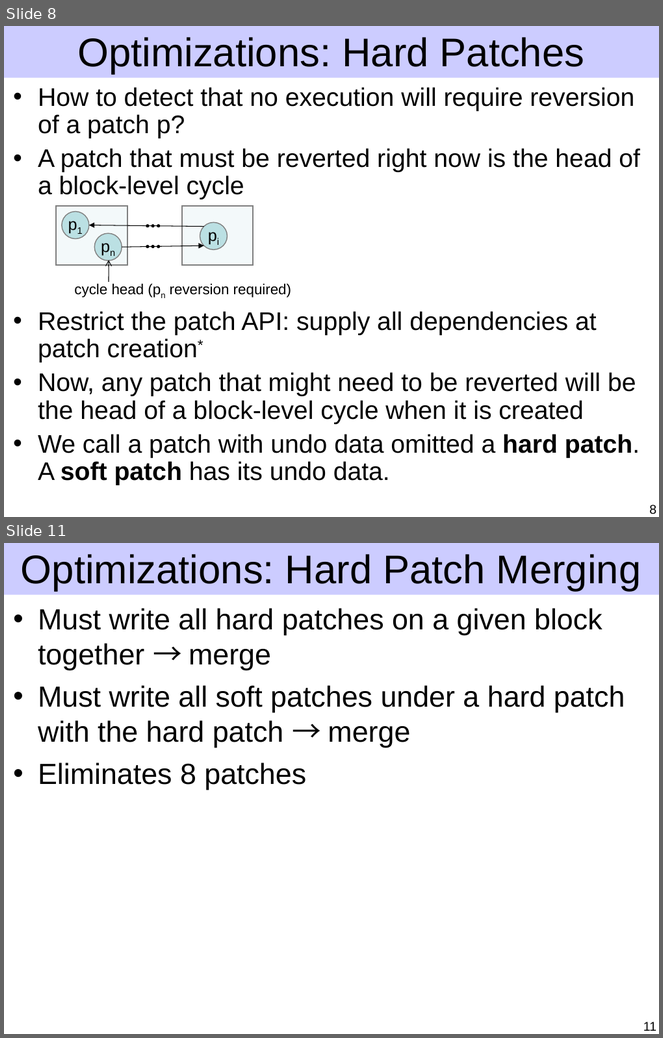
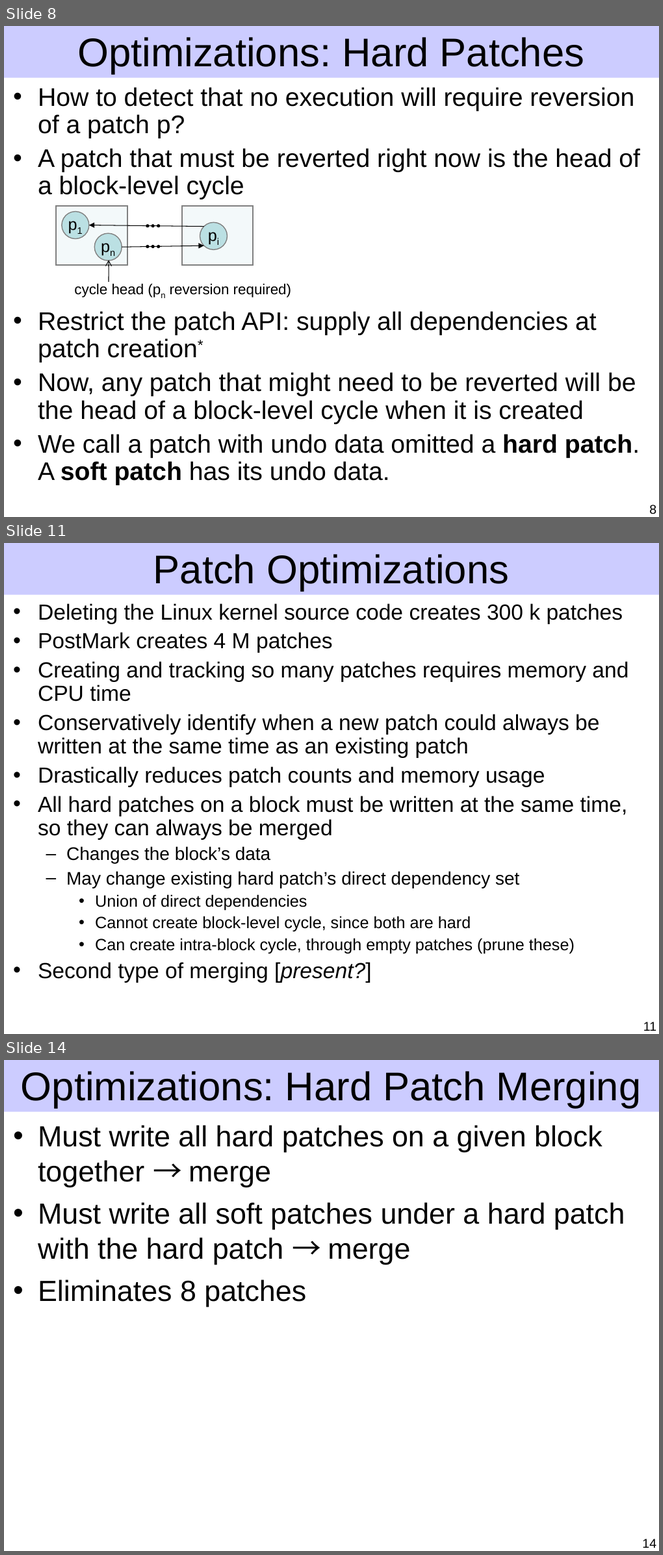
Before and after one commit to ucla-readable/fstitch-doc, a slide deck: sosp/pres.ppt. Shown one above the other, each under a label of ours: slides 8 and 11 before the commit, slides 8, 11 and 14 after it; the slides between them are not shown. The pictures are 663x1038 and 663x1555 pixels, drawn with LibreOffice and Linux fonts; fonts in the diff are those of the drawing. Boxes give left, top, right and bottom in pixels: in the first picture for what was removed or moved away, otherwise in the second. Text is boxed around its words. In the diff, an @@ line names an element or a change of style, - is before the commit and + after.

Commit message:
Hard patch merging beginnings.

```diff
--- a/sosp/pres.ppt
+++ b/sosp/pres.ppt
@@ slide 11 added at <box>4,543,659,1034</box>, background #FFFFFF; not listed: 1 template element that a slide beside it also shows @@
@@ title added at <box>154,554,509,591</box>, 44 pt, text #000000 @@
+Patch Optimizations
@@ text added at <box>38,603,629,983</box>, 24 pt, text #000000 @@
+• Deleting the Linux kernel source code creates 300 k patches
+• PostMark creates 4 M patches
+• Creating and tracking so many patches requires memory and CPU time
+• Conservatively identify when a new patch could always be written at the same time as an existing patch
+• Drastically reduces patch counts and memory usage
+• All hard patches on a block must be written at the same time, so they can always be merged
+  – Changes the block’s data
+  – May change existing hard patch’s direct dependency set
+    • Union of direct dependencies
+    • Cannot create block-level cycle, since both are hard
+    • Can create intra-block cycle, through empty patches (prune these)
+• Second type of merging [present?]
@@ page number added at <box>644,1022,657,1031</box>, 14 pt, text #000000 @@
+11
@@ what was slide 11 is now slide 14 @@
@@ page number at <box>642,1539,657,1548</box>: text changed @@
-11
+14
```
Also in this commit, not shown: 1 slide changed, 2 other slides added.
